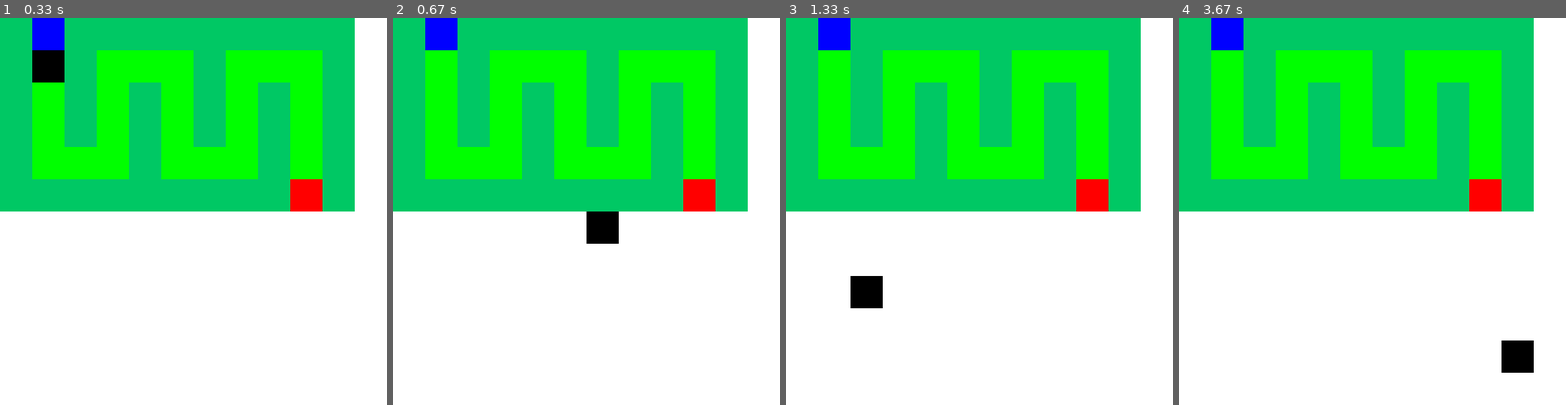
Above: before the commit, frames 1-4 (left to right).
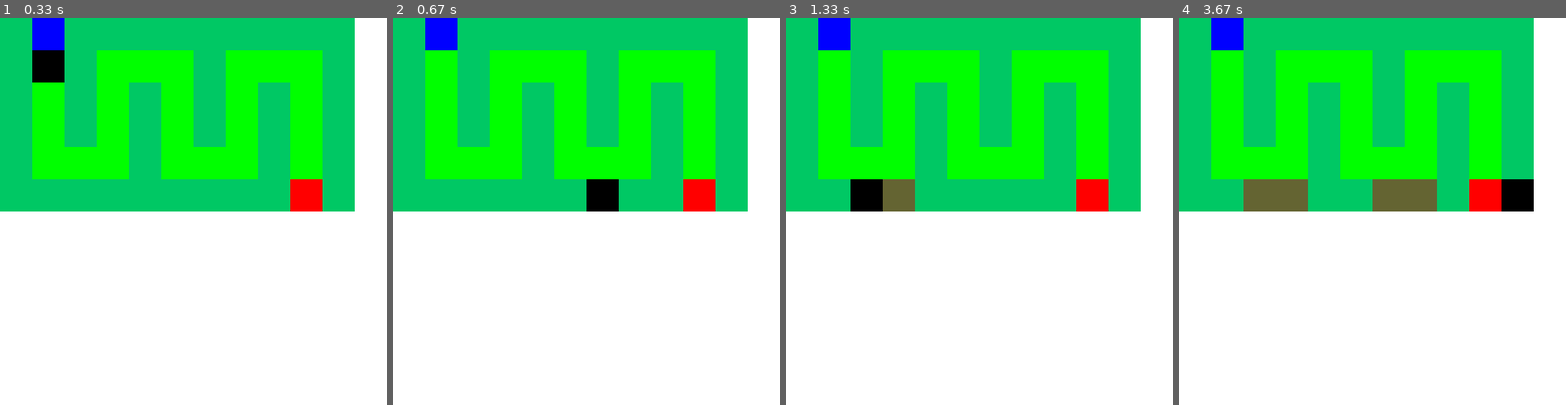
Above: after the commit, the same moments.

Repository: fershibli/asgard-defense
Game: pygame game, started from asgard_defense.py
Same seed, same stepped clock (60 frames per second), same inputs: the game is played once before the commit and once after it. The source is Python 2; it was converted automatically to run under Python 3.
Inputs (mouse positions are in pixels of both pictures, inside the frame that each line leads up to):
- Up to frame 1 (0.33 s): no input
- Up to frame 2 (0.67 s): press the mouse at (710, 199) at 0.37 s; move the mouse to (648, 219) at 0.47 s; release the mouse at (586, 234) at 0.6 s
- Up to frame 3 (1.33 s): hold Right 0.67-1.13 s; click (886, 215) at 0.75 s; hold Right from 1.17 s (still down); click (859, 304) at 1.25 s
- Up to frame 4 (3.67 s): release Right at 1.63 s; hold Left 1.67-2.2 s; click (1418, 246) at 1.75 s; hold Left 2.23-2.63 s; click (1279, 134) at 2.32 s; hold Right 2.67-3.3 s; click (1376, 250) at 2.75 s; hold Left from 3.33 s (still down); click (1519, 358) at 3.42 s

Frame 1 is identical in both runs. In frame 2, 1.4% of the frame differs, in the area x 50-59%, y 41-59%; in frame 3, 2.1%; in frame 4, 4.2%, in the area x 16-92%, y 41-92%.

Commit message:
Asgard Defense v003

Diff:
--- a/asgard_defense.py
+++ b/asgard_defense.py
@@ -7,10 +7,7 @@
         self.x=1
         self.y=1
         self.size=size
-        self.right=False
-        self.left=False
-        self.up=False
-        self.down=False
+        self.buttonup=False
     def blitOn(self,screen):
         screen.fill((0,0,0),pygame.Rect(self.x*self.size,self.y*self.size,self.size,self.size))
     def keyControls(self,event,mapa):
@@ -18,8 +15,12 @@
             x,y=event.pos
             self.x=int(x/self.size)
             self.y=int(y/self.size)
-        if event.type==MOUSEBUTTONUP:
-            if mapa[self.y][self.x]==1: mapa[self.y][self.x]=4
+            if self.y>len(mapa)-1: self.y=len(mapa)-1
+            if self.x>len(mapa[self.y])-1: self.x=len(mapa[self.y])-1
+
+        if event.type==MOUSEBUTTONDOWN:
+            if event.button==1:
+                if mapa[self.y][self.x]==1: mapa[self.y][self.x]=4
 
 class mapaLimitavel(object):
     def __init__(self):
